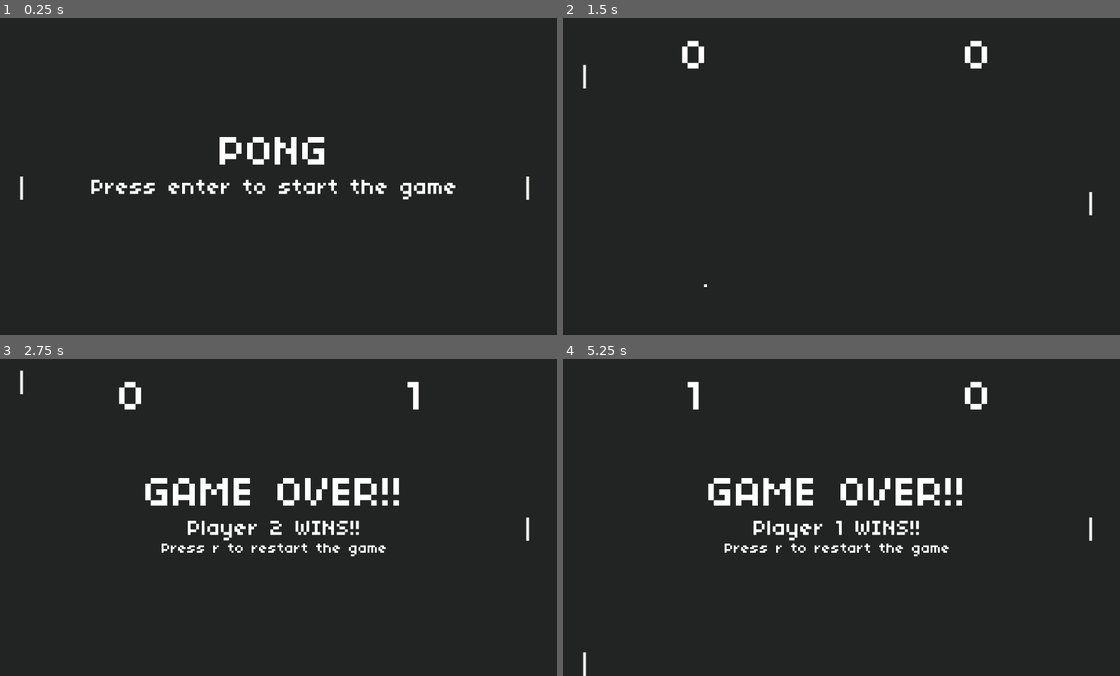
Above: before the commit, frames 1-4 (two rows, left to right).
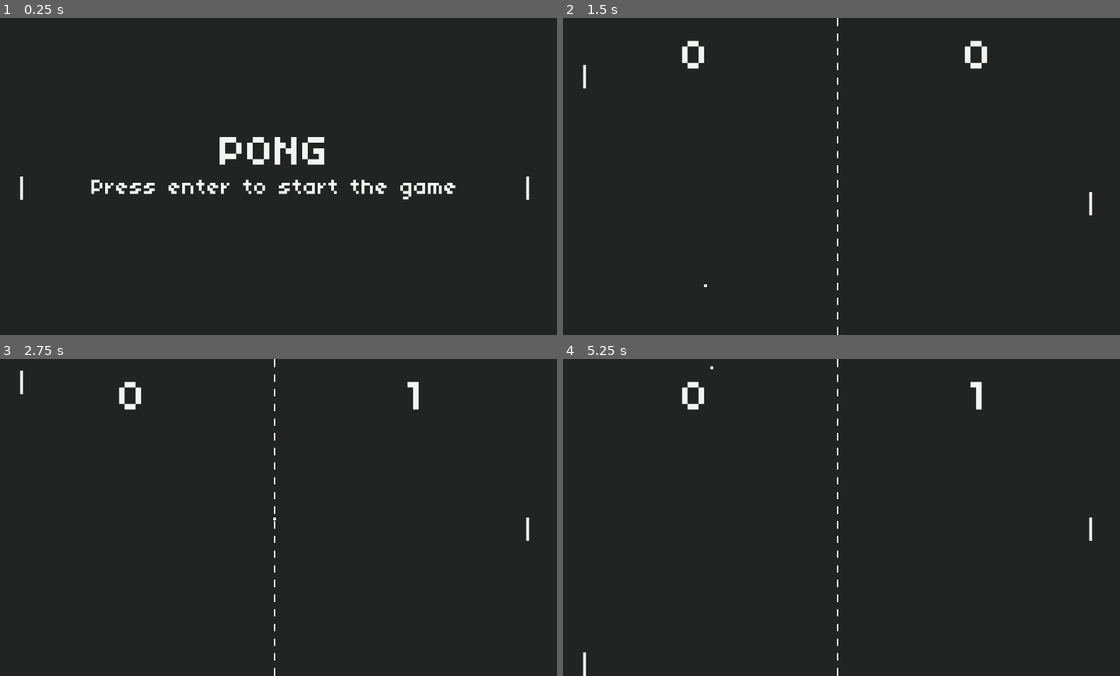
Above: after the commit, the same moments.

Repository: maxfieldev/pong-godot
Game: Godot game, scene res://scenes/main/main.tscn
The game is run twice, just before and just after one commit, with the same random seed, the same clock (stepped at 60 frames per second) and the same inputs.
Inputs:
- Up to frame 1 (0.25 s): no input
- Up to frame 2 (1.5 s): tap Enter (start) at 0.5, 0.6 s; hold W (player1_up) 0.53-1.28 s; hold S (player1_down) from 1.28 s (still down); tap Down (player2_down) at 1.35 s
- Up to frame 3 (2.75 s): tap Enter (start) at 1.55, 2.3 s; release S (player1_down) at 2.03 s; hold W (player1_up) from 2.03 s (still down); tap Up (player2_up) at 2.1 s
- Up to frame 4 (5.25 s): tap R (restart) at 2.75 s; tap Enter (start) at 2.85, 3.6, 4.55 s; release W (player1_up) at 3.53 s; hold S (player1_down) from 3.53 s (still down); tap Down (player2_down) at 4.35 s; tap Up (player2_up) at 5.1 s

The runs differ from the first frame. In frame 2, 0.1% of the frame differs, in the area x 49-50%, y 0-100%; in frame 3, 3.1%; in frame 4, 3.4%, in the area x 21-77%, y 0-100%.

Commit message:
End of part 6

Diff:
--- a/scenes/ball/ball.gd
+++ b/scenes/ball/ball.gd
@@ -1,5 +1,7 @@
 extends Area2D
 class_name Ball
+
+@onready var audio_player: AudioStreamPlayer2D = $AudioStreamPlayer2D
 
 const HEIGHT: float = 10
 const WIDTH: float = 10
@@ -11,6 +13,7 @@
 var direction: Vector2
 var speed: float
 var screen_size: Vector2
+var pong_hit_sound: AudioStream = preload("res://scenes/ball/pong_hit.wav")
 
 signal scored
 
@@ -21,6 +24,7 @@
 	screen_size = get_viewport_rect().size
 	direction.x = [-1, 1].pick_random()
 	area_entered.connect(_on_paddle_collision)
+	audio_player.stream = pong_hit_sound
 
 func _configureLine2D() -> void:
 	var line2D: Line2D = $Line2D
@@ -40,6 +44,7 @@
 func update(delta: float) -> void:
 	if _did_collide_with_wall():
 		direction.y = -direction.y
+		audio_player.play()
 	position += direction * speed * delta
 	if _ball_scored():
 		emit_signal("scored")
@@ -58,6 +63,7 @@
 	collision_diff = clampf(collision_diff, -1, 1)
 	direction.y = collision_diff
 	direction = direction.normalized()
+	audio_player.play()
 
 func _ball_scored() -> bool:
 	return position.x < -WIDTH || position.x > screen_size.x+WIDTH
--- a/scenes/ball/ball.tscn
+++ b/scenes/ball/ball.tscn
@@ -11,3 +11,5 @@
 shape = SubResource("RectangleShape2D_37i5c")
 
 [node name="Line2D" type="Line2D" parent="."]
+
+[node name="AudioStreamPlayer2D" type="AudioStreamPlayer2D" parent="."]
--- a/scenes/main/main.gd
+++ b/scenes/main/main.gd
@@ -4,15 +4,23 @@
 @onready var player2: Paddle = $Player2
 @onready var ball: Ball = $Ball
 @onready var ui: UI = $CanvasLayer/UI
+@onready var audio_player: AudioStreamPlayer2D = $AudioStreamPlayer2D
 
 const PADDLE_SPACING_FROM_EDGE: float = 100
 const SERVE_TIME: float = 1.5
-const WINNING_THRESHOLD: int = 1
+const WINNING_THRESHOLD: int = 10
+const NETTING_COLOR: Color = Color(0.94, 0.96, 0.94, 1.0)
+const NETTING_WIDTH: float = 6
+const NETTING_DASH: float = 25
 
 var player1_score: int = 0
 var player2_score: int = 0
 var screen_size: Vector2
 var game_state = GameStates.START
+var sounds: Dictionary = {
+	"score": preload("res://scenes/main/pong_score.wav"),
+	"win": preload("res://scenes/main/pong_win.wav")
+}
 
 enum GameStates {GAME, SERVE, GAME_OVER, START}
 enum Player {PLAYER1 = 0, PLAYER2 = 1}
@@ -26,6 +34,7 @@
 	ball.reset()
 
 	ball.scored.connect(_on_score)
+	audio_player.stream = sounds["score"]
 
 # Called every frame. 'delta' is the elapsed time since the previous frame.
 func _physics_process(delta: float) -> void:
@@ -43,6 +52,11 @@
 		_serve_ball()
 		ball.visible = true
 		ui.on_start_game()
+		queue_redraw()
+
+func _draw() -> void:
+	if game_state == GameStates.GAME:
+		draw_table_netting()
 
 func _on_score() -> void:
 	if _player1_scored():
@@ -58,6 +72,7 @@
 			_set_game_over(Player.PLAYER2)
 			return
 	ball.reset()
+	audio_player.play()
 	game_state = GameStates.SERVE
 	get_tree().create_timer(SERVE_TIME).timeout.connect(_serve_ball)
 
@@ -76,3 +91,11 @@
 	else:
 		ui.on_game_over("Player 2 WINS!!")
 	game_state = GameStates.GAME_OVER
+	audio_player.stream = sounds["win"]
+	audio_player.play()
+	queue_redraw()
+
+func draw_table_netting() -> void:
+	var top_middle_of_screen: Vector2 = Vector2(screen_size.x/2, 0)
+	var btm_middle_of_screen: Vector2 = Vector2(screen_size.x/2, screen_size.y)
+	draw_dashed_line(top_middle_of_screen, btm_middle_of_screen, NETTING_COLOR, NETTING_WIDTH, NETTING_DASH)
--- a/scenes/main/main.tscn
+++ b/scenes/main/main.tscn
@@ -20,3 +20,5 @@
 [node name="CanvasLayer" type="CanvasLayer" parent="."]
 
 [node name="UI" parent="CanvasLayer" instance=ExtResource("4_tgxta")]
+
+[node name="AudioStreamPlayer2D" type="AudioStreamPlayer2D" parent="."]
--- a/scenes/ui/main_theme.tres
+++ b/scenes/ui/main_theme.tres
@@ -5,3 +5,4 @@
 [resource]
 default_font = ExtResource("1_ttb7i")
 default_font_size = 150
+Label/colors/font_color = Color(0.941176, 0.964706, 0.941176, 1)
Not shown, added: scenes/ball/pong_hit.wav.import
Not shown, added: scenes/main/pong_score.wav.import
Not shown, added: scenes/main/pong_win.wav.import
Not shown, added: scenes/ball/pong_hit.wav
Not shown, added: scenes/main/pong_score.wav
Not shown, added: scenes/main/pong_win.wav
